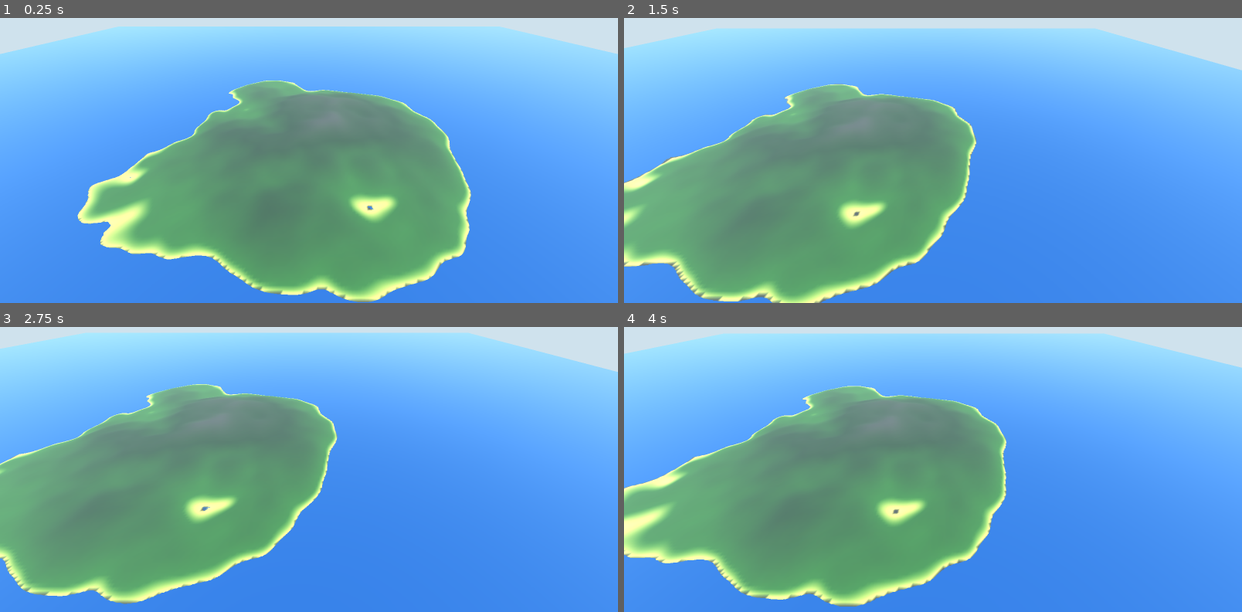
Above: before the commit, frames 1-4 (two rows, left to right).
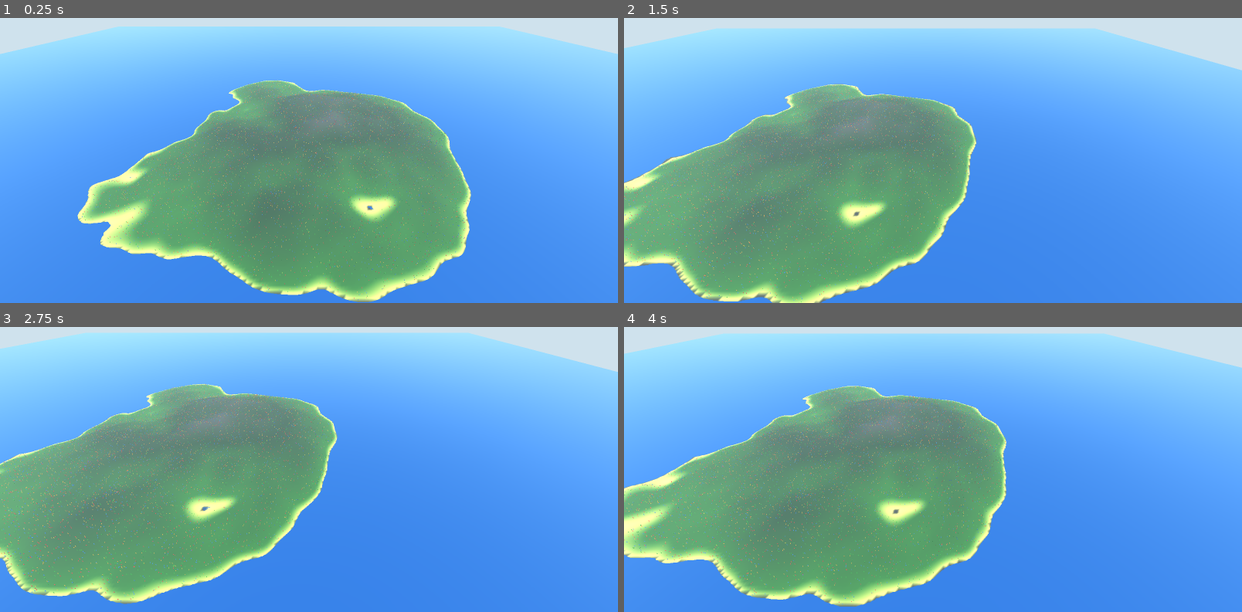
Above: after the commit, the same moments.

Repository: Twody2D/mass
Game: Godot game, scene res://scenes/main.tscn
Two runs of this game, one before a commit and one after it. Both use one fixed random seed, a clock stepped at 60 frames per second and the inputs below.
Inputs (mouse positions are in pixels of both pictures, inside the frame that each line leads up to):
- Up to frame 1 (0.25 s): no input
- Up to frame 2 (1.5 s): tap Enter at 0.5 s; move the mouse to (1068, 112) at 0.52 s; hold D 0.53-1.25 s; hold Shift 0.53-1.25 s; click (1068, 112) at 0.67 s; tap Space at 0.77 s; drag from (809, 146) to (902, 197) at 1.27 s
- Up to frame 3 (2.75 s): move the mouse to (370, 361) at 2.02 s; hold D from 2.03 s (still down); hold Q from 2.03 s (still down)
- Up to frame 4 (4 s): release D at 2.75 s; release Q at 2.75 s; drag from (902, 506) to (747, 386) at 2.77 s; move the mouse to (1118, 489) at 3.52 s; hold A from 3.53 s (still down); hold Shift from 3.53 s (still down); tap Space at 3.77 s

The runs differ from the first frame. In frame 1, 2.1% of the frame differs, in the area x 13-76%, y 21-100%; in frame 2, 2.3%; in frame 3, 2.4%; in frame 4, 2.5%, in the area x 0-62%, y 20-98%.

Commit message:
feat(rendering): add multimesh crowd renderer
Ten thousand bots as one MultiMeshInstance3D: one mesh, one material,
one draw call. The renderer reads BotManager's arrays and writes nothing
back.

The buffer is the point. A single persistent PackedFloat32Array of
instance_count * 16 floats is filled in place and handed over with one
assignment to multimesh.buffer, instead of ten thousand
set_instance_transform() calls across the script/engine boundary. Team
colours occupy the last four floats of each slot and are written once at
spawn; update_transforms() only touches the first twelve.

Facing needs no trigonometry: the normalised velocity already is the sine
and cosine of the yaw, so what would have been 10 000 atan2/sin/cos calls
per tick is one square root and two divisions per bot.

BotManager now caches pos_y instead of sampling the ground on demand,
reversing the decision made when the data model landed. The reason is
concrete: the renderer needs every bot's height on every buffer upload,
and re-sampling the terrain 10 000 times costs far more than keeping
40 KB in sync.

Crowd shadows are off. Ten thousand shadow casters cost more on
integrated graphics than they give back.

Measured on Intel UHD Graphics, 1600x900, 120 frames per measurement:

    100 bots   131.6 FPS   7.60 ms frame   0.03 ms upload
   1000 bots   129.2 FPS   7.74 ms frame   0.37 ms upload
   5000 bots   121.2 FPS   8.25 ms frame   1.48 ms upload
  10000 bots   106.0 FPS   9.43 ms frame   3.02 ms upload

The crowd itself costs about 1.8 ms of frame time at 10 000 bots, at 72
triangles each. The 3.02 ms buffer upload is what the simulation tick
will pay: roughly 6% of a core at 20 Hz, and the first thing to optimise
if the tick stops fitting its budget.

Verified visually from rendered screenshots at overview and ground level,
not by reading the code.

Diff:
--- a/scenes/main.tscn
+++ b/scenes/main.tscn
@@ -1,9 +1,10 @@
-[gd_scene load_steps=8 format=3]
+[gd_scene load_steps=9 format=3]
 
 [ext_resource type="Script" path="res://scripts/world/world.gd" id="1_world"]
 [ext_resource type="Script" path="res://scripts/camera/free_camera.gd" id="2_camera"]
 [ext_resource type="Script" path="res://scripts/core/main.gd" id="3_main"]
 [ext_resource type="Script" path="res://scripts/simulation/bot_manager.gd" id="4_bots"]
+[ext_resource type="Script" path="res://scripts/rendering/crowd_renderer.gd" id="5_crowd"]
 
 [sub_resource type="ProceduralSkyMaterial" id="SkyMaterial_1"]
 sky_top_color = Color(0.325, 0.51, 0.788, 1)
@@ -29,6 +30,7 @@
 script = ExtResource("3_main")
 world_path = NodePath("World")
 bots_path = NodePath("Bots")
+crowd_path = NodePath("Crowd")
 
 [node name="WorldEnvironment" type="WorldEnvironment" parent="."]
 environment = SubResource("Environment_1")
@@ -44,6 +46,10 @@
 [node name="Bots" type="Node" parent="."]
 script = ExtResource("4_bots")
 
+[node name="Crowd" type="MultiMeshInstance3D" parent="."]
+cast_shadow = 0
+script = ExtResource("5_crowd")
+
 [node name="Camera3D" type="Camera3D" parent="."]
 transform = Transform3D(1, 0, 0, 0, 0.8387, 0.5446, 0, -0.5446, 0.8387, 0, 300, 450)
 far = 4000.0
--- a/scripts/core/main.gd
+++ b/scripts/core/main.gd
@@ -9,9 +9,11 @@
 
 @export var world_path: NodePath = ^"World"
 @export var bots_path: NodePath = ^"Bots"
+@export var crowd_path: NodePath = ^"Crowd"
 
 var world: World
 var bots: BotManager
+var crowd: CrowdRenderer
 
 
 func _ready() -> void:
@@ -20,10 +22,15 @@
 	if world == null:
 		push_error("Main: world_path does not point at a World node (%s)." % world_path)
 		return
+	crowd = get_node_or_null(crowd_path) as CrowdRenderer
 	if bots == null:
 		push_error("Main: bots_path does not point at a BotManager node (%s)." % bots_path)
 		return
+	if crowd == null:
+		push_error("Main: crowd_path does not point at a CrowdRenderer node (%s)." % crowd_path)
+		return
 	bots.world = world
+	crowd.bots = bots
 	rebuild(GameConfig.map_seed, GameConfig.bot_count)
 
 
@@ -31,3 +38,4 @@
 func rebuild(map_seed: int, bot_count: int) -> void:
 	world.generate(map_seed)
 	bots.spawn(bot_count, map_seed)
+	crowd.rebuild()
--- /dev/null
+++ b/scripts/rendering/crowd_renderer.gd
@@ -0,0 +1,122 @@
+class_name CrowdRenderer
+extends MultiMeshInstance3D
+## Draws the whole crowd as a single MultiMesh: one mesh, one material, one draw
+## call for ten thousand bots.
+##
+## Reads BotManager's arrays and writes nothing back. It knows about positions
+## and teams; it knows nothing about why a bot is where it is.
+
+## Floats per instance in MultiMesh.buffer: 12 for the transform, 4 for colour.
+const FLOATS_PER_INSTANCE := 16
+
+## Below this squared speed a bot is treated as standing still and keeps facing
+## forward, rather than spinning from numerical noise.
+const MIN_FACING_SPEED_SQUARED := 0.0001
+
+## Assigned by Main, which owns the wiring.
+var bots: BotManager
+
+## One persistent buffer, uploaded whole in a single assignment. Writing 10 000
+## transforms into an array and handing it over once costs a fraction of 10 000
+## set_instance_transform() calls across the script/engine boundary.
+var _buffer := PackedFloat32Array()
+
+
+## Rebuilds the MultiMesh for the current crowd. Call after bots have spawned.
+func rebuild() -> void:
+	if bots == null:
+		push_error("CrowdRenderer: no BotManager assigned, cannot render.")
+		return
+
+	if multimesh == null:
+		multimesh = MultiMesh.new()
+		multimesh.transform_format = MultiMesh.TRANSFORM_3D
+		multimesh.use_colors = true
+		multimesh.mesh = _build_bot_mesh()
+
+	multimesh.instance_count = bots.count
+	_buffer.resize(bots.count * FLOATS_PER_INSTANCE)
+	_write_colors()
+	update_transforms()
+
+
+## Rewrites every instance transform and uploads the buffer. Called once per
+## simulation tick, not once per frame.
+func update_transforms() -> void:
+	if bots == null or multimesh == null or bots.count == 0:
+		return
+
+	var pos_x := bots.pos_x
+	var pos_y := bots.pos_y
+	var pos_z := bots.pos_z
+	var vel_x := bots.vel_x
+	var vel_z := bots.vel_z
+	var lift := GameConfig.BOT_HEIGHT * 0.5
+
+	var b := 0
+	for i in bots.count:
+		# Facing without trigonometry: the normalised velocity already is the
+		# sine and cosine of the yaw, so 10 000 atan2/sin/cos calls per tick
+		# turn into one square root and two divisions.
+		var vx := vel_x[i]
+		var vz := vel_z[i]
+		var speed_squared := vx * vx + vz * vz
+		var sin_yaw := 0.0
+		var cos_yaw := 1.0
+		if speed_squared > MIN_FACING_SPEED_SQUARED:
+			var inverse := 1.0 / sqrt(speed_squared)
+			sin_yaw = vx * inverse
+			cos_yaw = vz * inverse
+
+		# Rows of the 3x4 transform, as MultiMesh.buffer expects them.
+		_buffer[b] = cos_yaw
+		_buffer[b + 1] = 0.0
+		_buffer[b + 2] = sin_yaw
+		_buffer[b + 3] = pos_x[i]
+		_buffer[b + 4] = 0.0
+		_buffer[b + 5] = 1.0
+		_buffer[b + 6] = 0.0
+		_buffer[b + 7] = pos_y[i] + lift
+		_buffer[b + 8] = -sin_yaw
+		_buffer[b + 9] = 0.0
+		_buffer[b + 10] = cos_yaw
+		_buffer[b + 11] = pos_z[i]
+		b += FLOATS_PER_INSTANCE
+
+	multimesh.buffer = _buffer
+
+
+## Team colours never change, so they are written once and then left alone by
+## update_transforms(), which only touches the first twelve floats of each slot.
+func _write_colors() -> void:
+	var colors: Array = GameConfig.TEAM_COLORS
+	var linear := PackedColorArray()
+	linear.resize(colors.size())
+	for t in colors.size():
+		# Instance colours reach the shader as linear, same as vertex colours.
+		linear[t] = (colors[t] as Color).srgb_to_linear()
+
+	var b := 12
+	for i in bots.count:
+		var color := linear[bots.team[i]]
+		_buffer[b] = color.r
+		_buffer[b + 1] = color.g
+		_buffer[b + 2] = color.b
+		_buffer[b + 3] = color.a
+		b += FLOATS_PER_INSTANCE
+
+
+func _build_bot_mesh() -> Mesh:
+	var mesh := CapsuleMesh.new()
+	mesh.radius = GameConfig.BOT_RADIUS
+	mesh.height = GameConfig.BOT_HEIGHT
+	# As coarse as a capsule goes. At this scale the silhouette is all that
+	# survives anyway, and every triangle is paid for ten thousand times.
+	mesh.radial_segments = 6
+	mesh.rings = 1
+
+	var material := StandardMaterial3D.new()
+	material.vertex_color_use_as_albedo = true
+	material.roughness = 0.9
+	mesh.material = material
+	return mesh
--- a/scripts/simulation/bot_manager.gd
+++ b/scripts/simulation/bot_manager.gd
@@ -33,6 +33,10 @@
 
 var pos_x := PackedFloat32Array()
 var pos_z := PackedFloat32Array()
+## Ground height under the bot, refreshed whenever it moves. Cached rather than
+## sampled on demand: the renderer would otherwise re-sample the terrain for
+## every bot every frame, which is far more expensive than keeping 40 KB in sync.
+var pos_y := PackedFloat32Array()
 var vel_x := PackedFloat32Array()
 var vel_z := PackedFloat32Array()
 var target_x := PackedFloat32Array()
@@ -72,6 +76,7 @@
 		var point := world.random_land_point(rng)
 		pos_x[i] = point.x
 		pos_z[i] = point.y
+		pos_y[i] = world.get_height(point.x, point.y)
 		vel_x[i] = 0.0
 		vel_z[i] = 0.0
 		# No destination yet; movement lands in the next commit.
@@ -88,27 +93,19 @@
 	spawned.emit(count)
 
 
-## Ground height under a bot. Bots do not store y: keeping a third coordinate in
-## sync with the terrain costs more than sampling it when needed.
-func ground_y(index: int) -> float:
-	if not is_valid_index(index):
-		push_error("BotManager: invalid bot index %d (count %d)." % [index, count])
-		return 0.0
-	return world.get_height(pos_x[index], pos_z[index])
-
-
 func is_valid_index(index: int) -> bool:
 	return index >= 0 and index < count
 
 
 ## Bytes held by the bot arrays. Useful when judging whether the layout scales.
 func memory_bytes() -> int:
-	return count * (8 * 4 + 3)
+	return count * (9 * 4 + 3)
 
 
 func _resize(n: int) -> void:
 	pos_x.resize(n)
 	pos_z.resize(n)
+	pos_y.resize(n)
 	vel_x.resize(n)
 	vel_z.resize(n)
 	target_x.resize(n)
--- /dev/null
+++ b/tools/benchmark_render.gd
@@ -0,0 +1,37 @@
+extends Node
+## Measures what the crowd actually costs on this machine, at every target
+## scale. Must run windowed: headless renders nothing, so headless FPS is a lie.
+
+const WARMUP_FRAMES := 30
+const MEASURED_FRAMES := 120
+
+
+func _ready() -> void:
+	var packed: PackedScene = load("res://scenes/main.tscn")
+	var main: Node3D = packed.instantiate()
+	add_child(main)
+	var bots: BotManager = main.get_node("Bots")
+	var crowd: CrowdRenderer = main.get_node("Crowd")
+
+	print("--- crowd rendering, %d frames per measurement ---" % MEASURED_FRAMES)
+	for n in [100, 1000, 5000, 10000]:
+		main.rebuild(GameConfig.DEFAULT_MAP_SEED, n)
+
+		# Cost of one buffer upload, which the simulation tick will pay.
+		var t0 := Time.get_ticks_usec()
+		for i in 10:
+			crowd.update_transforms()
+		var upload_us := (Time.get_ticks_usec() - t0) / 10.0
+
+		for i in WARMUP_FRAMES:
+			await RenderingServer.frame_post_draw
+		var start := Time.get_ticks_usec()
+		for i in MEASURED_FRAMES:
+			await RenderingServer.frame_post_draw
+		var frame_us := float(Time.get_ticks_usec() - start) / MEASURED_FRAMES
+
+		print("  %6d bots : %6.1f FPS, frame %5.2f ms, buffer upload %5.2f ms"
+			% [bots.count, 1000000.0 / frame_us, frame_us / 1000.0, upload_us / 1000.0])
+
+	print("triangles/bot  : ", crowd.multimesh.mesh.get_faces().size() / 3)
+	get_tree().quit()
--- /dev/null
+++ b/tools/benchmark_render.tscn
@@ -0,0 +1,6 @@
+[gd_scene load_steps=2 format=3]
+
+[ext_resource type="Script" path="res://tools/benchmark_render.gd" id="1_r"]
+
+[node name="BenchmarkRender" type="Node"]
+script = ExtResource("1_r")
Not shown, added: scripts/rendering/crowd_renderer.gd.uid
Not shown, added: tools/benchmark_render.gd.uid
Not shown, changed: ARCHITECTURE.md
Not shown, changed: README.md
Not shown, changed: TODO.md
Not shown, removed: scripts/rendering/.gitkeep
